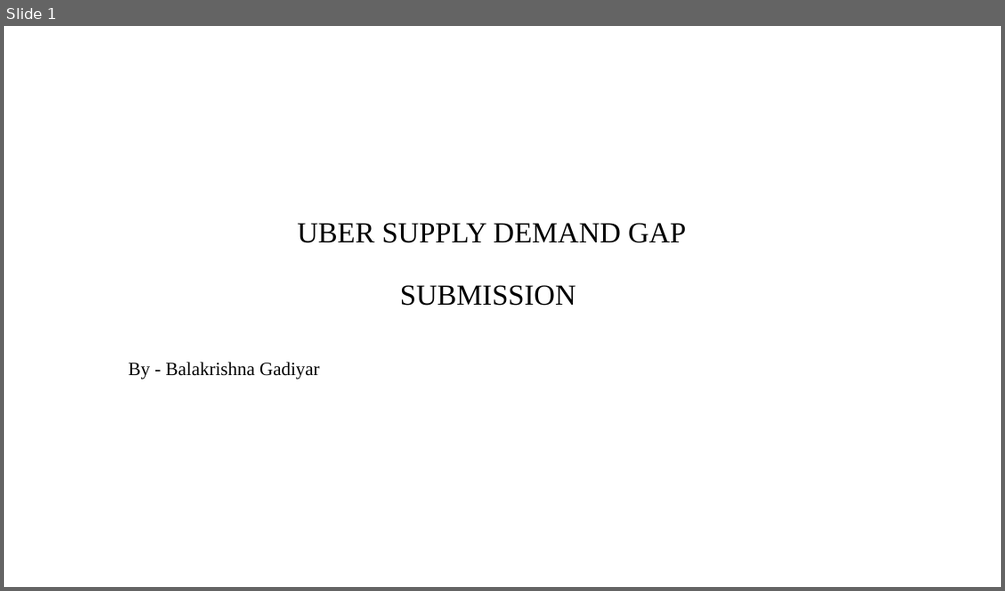
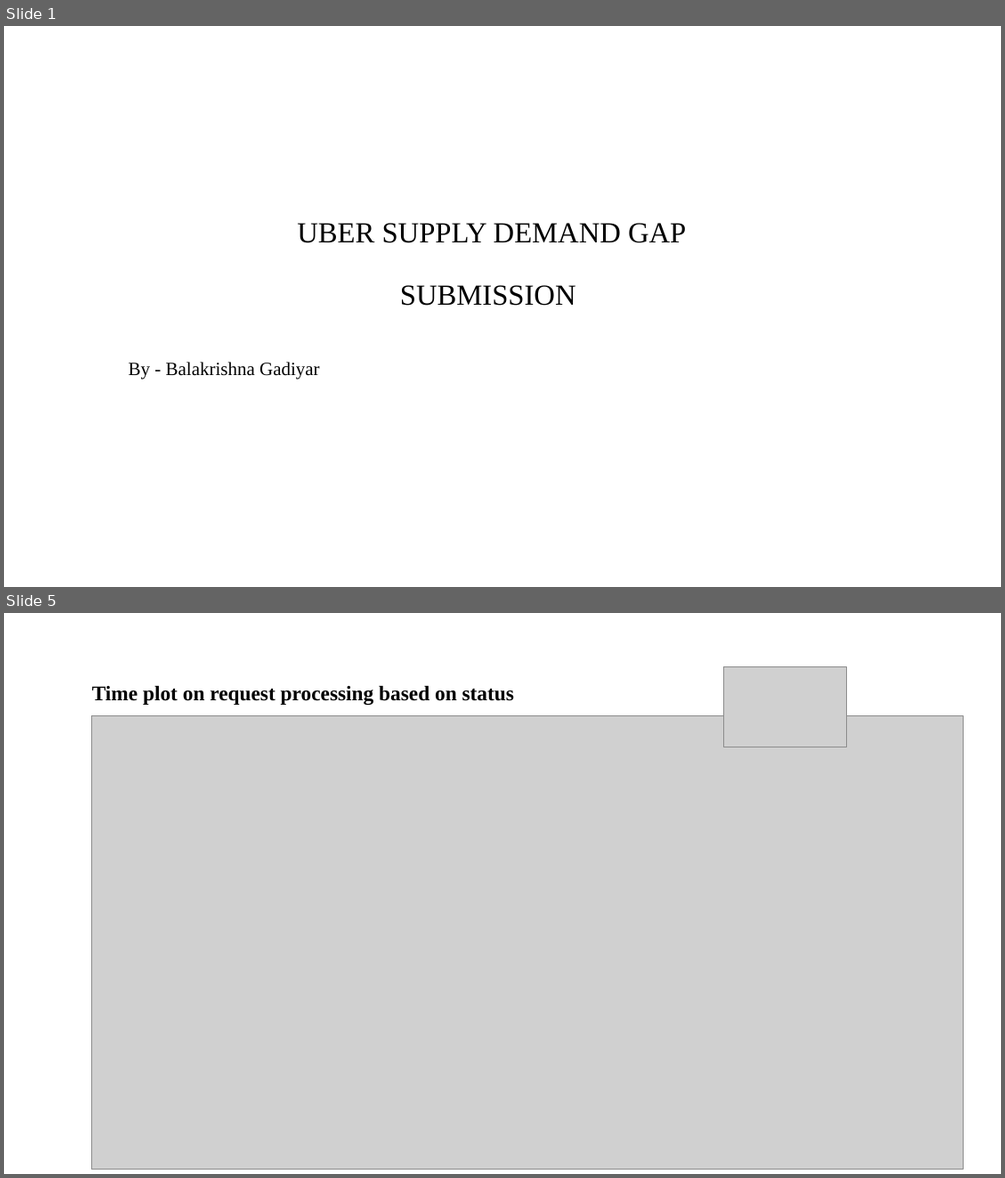
Before and after one commit to gladiatorlearns/PGDDS, a slide deck: Statistics and Exploratory Data Analytics/Uber Assignment/Uber Supply Demand Gap.pptx. Shown one above the other, each under a label of ours: slide 1 before the commit, slides 1 and 5 after it; the slides between them are not shown. The pictures are 1005x591 and 1005x1178 pixels, drawn with LibreOffice and Linux fonts; fonts in the diff are those of the drawing; grey boxes stand for pictures; background and template pictures are left out. Boxes give left, top, right and bottom in pixels: in the first picture for what was removed or moved away, otherwise in the second. Text is boxed around its words. In the diff, an @@ line names an element or a change of style, - is before the commit and + after.

```diff
--- a/Statistics and Exploratory Data Analytics/Uber Assignment/Uber Supply Demand Gap.pptx
+++ b/Statistics and Exploratory Data Analytics/Uber Assignment/Uber Supply Demand Gap.pptx
@@ slide 5 added at (x1=4, y1=613, x2=1001, y2=1174), background #FFFFFF @@
@@ title added at (x1=92, y1=685, x2=514, y2=705), 20 pt, text #000000, bold @@
+Time plot on request processing based on status
@@ picture added at (x1=723, y1=666, x2=846, y2=747) @@
@@ picture added at (x1=91, y1=715, x2=963, y2=1169) @@
```
Also in this commit, not shown: 6 other slides added, 9 slides removed, 4 other files.
